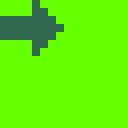
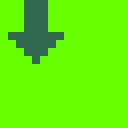
Layered file, before and after one edit (128x128). Changes by layer:
added layer "down" above "up" over [8, 0, 64, 64]
hid "right" over [0, 0, 64, 56]
